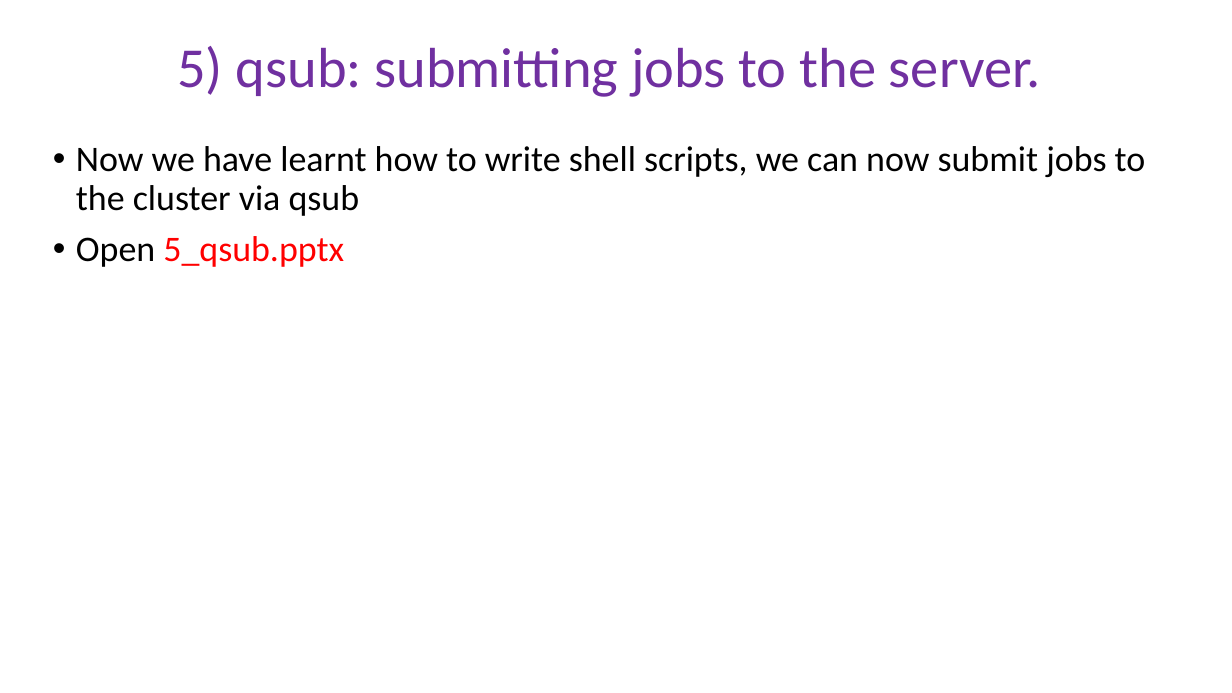
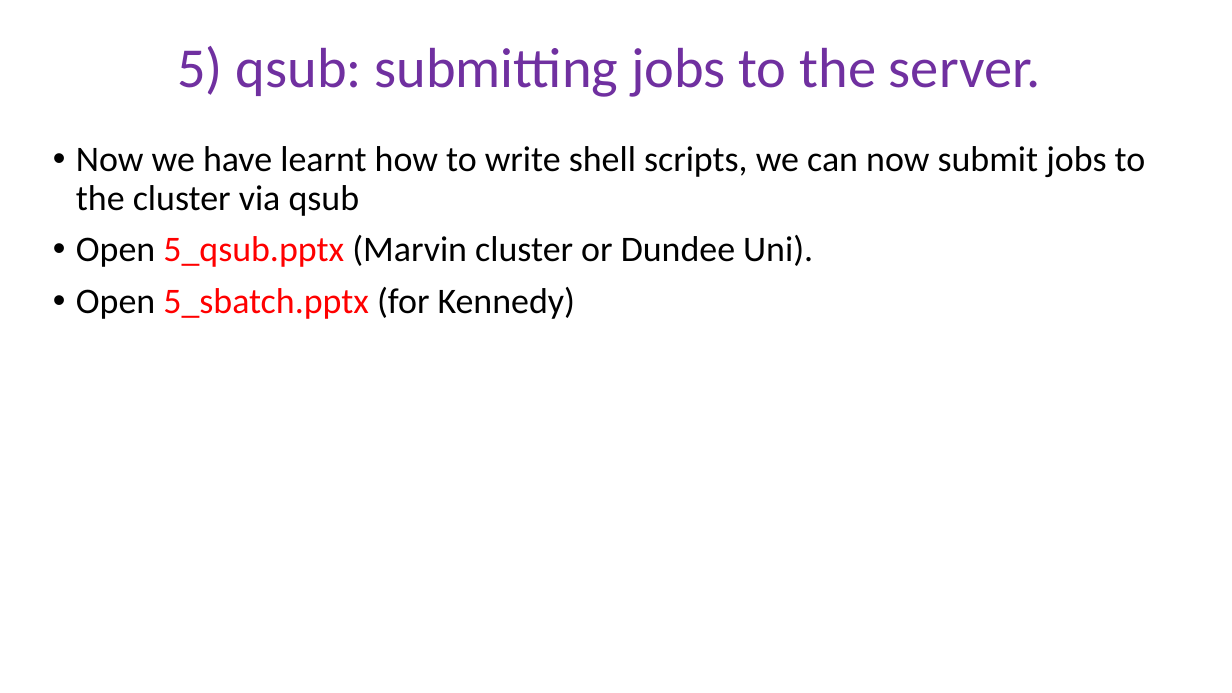
Before and after one commit to peterthorpe5/Msc_Digital_Health, a slide deck: slide 8 of powerpoint/1_ASSEMBLY_WORKSHOP.pptx. Drawn at 1232x693 pixels with LibreOffice and Linux fonts; fonts in the diff are those of the drawing. Boxes give left, top, right and bottom in pixels: in the first picture for what was removed or moved away, otherwise in the second. Text is boxed around its words. In the diff, an @@ line names an element or a change of style, - is before the commit and + after.

Commit message:
updates for Kennedy

```diff
--- a/powerpoint/1_ASSEMBLY_WORKSHOP.pptx
+++ b/powerpoint/1_ASSEMBLY_WORKSHOP.pptx
@@ text at <box>76,235,813,319</box>: text changed; text colour #FF0000 to #000000 @@
-• Open 5_qsub.pptx
+• Open 5_qsub.pptx (Marvin cluster or Dundee Uni).
+• Open 5_sbatch.pptx (for Kennedy)
```
Also in this commit, not shown: 2 other slides changed, 14 other files.
